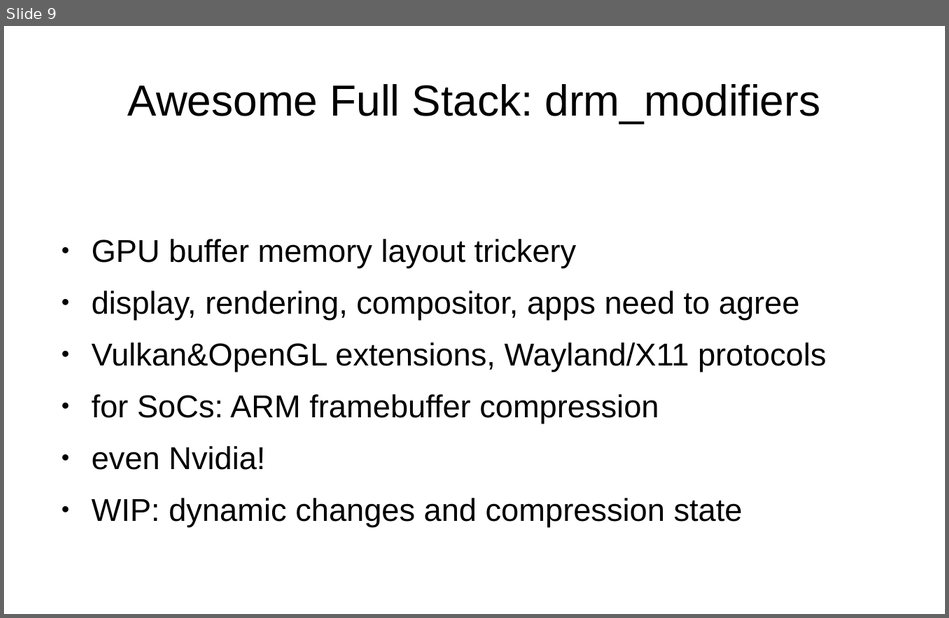
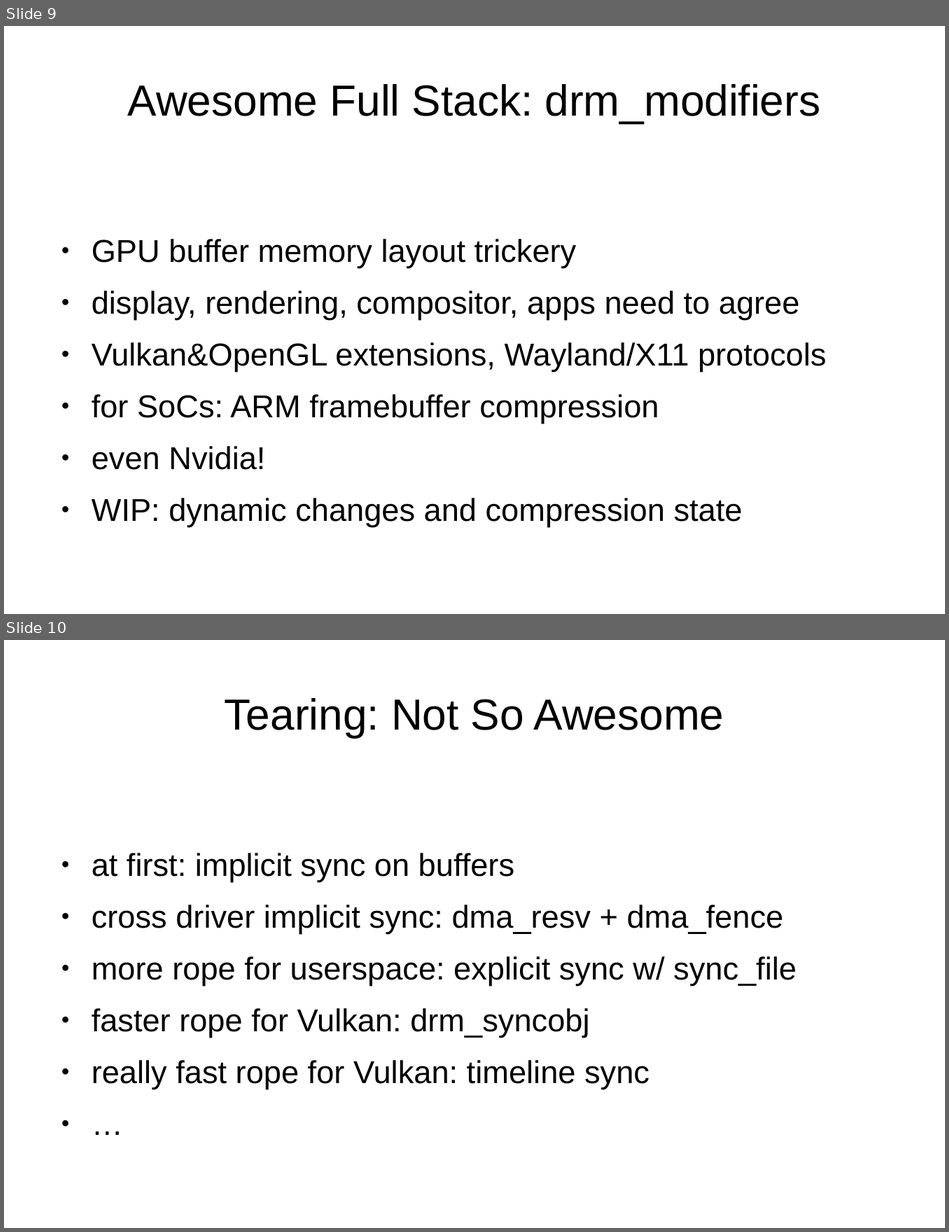
Before and after one commit to danvet/danvet.github.io, a slide deck: slides/lca-2020-awesome.odp. Shown one above the other, each under a label of ours: slide 9 before the commit, slides 9 and 10 after it. The pictures are 949x618 and 949x1232 pixels, drawn with LibreOffice and Linux fonts; fonts in the diff are those of the drawing. Boxes give left, top, right and bottom in pixels: in the first picture for what was removed or moved away, otherwise in the second. Text is boxed around its words. In the diff, an @@ line names an element or a change of style, - is before the commit and + after.

```diff
--- a/slides/lca-2020-awesome.odp
+++ b/slides/lca-2020-awesome.odp
@@ slide 10 added at (4,640,945,1228), background #FFFFFF @@
@@ title added at (224,698,724,737), 36.7 pt, text #000000 @@
+Tearing: Not So Awesome
@@ text added at (92,853,796,1089), 26.7 pt, text #000000 @@
+● at first: implicit sync on buffers
+● cross driver implicit sync: dma_resv + dma_fence
+● more rope for userspace: explicit sync w/ sync_file
+● faster rope for Vulkan: drm_syncobj
+● really fast rope for Vulkan: timeline sync
+● …
```
Also in this commit, not shown: 15 other slides added, 10 slides removed.
